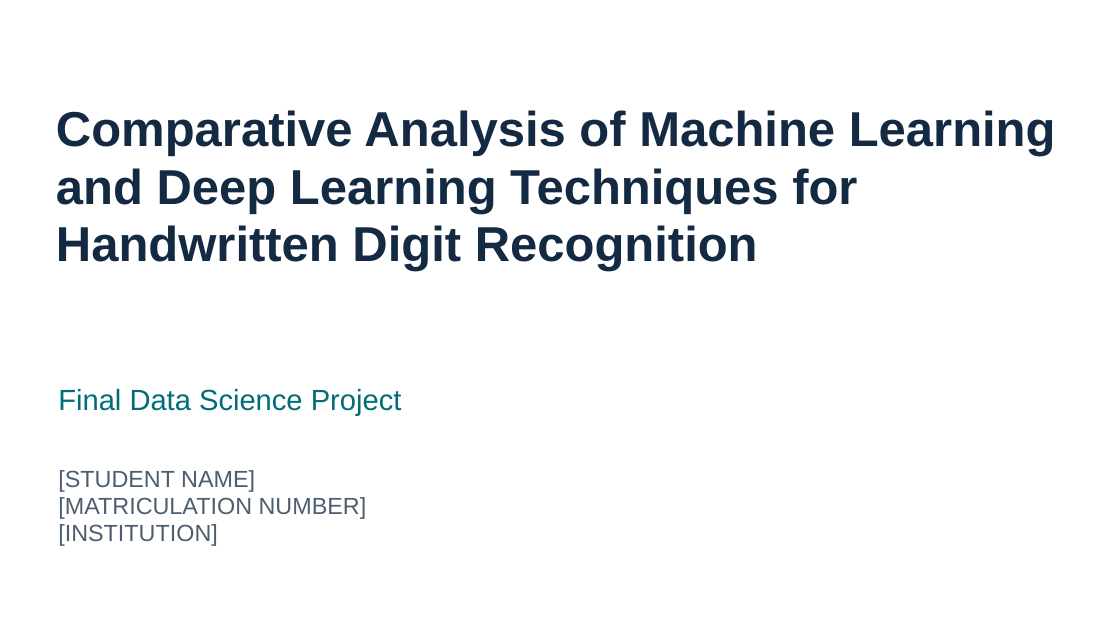
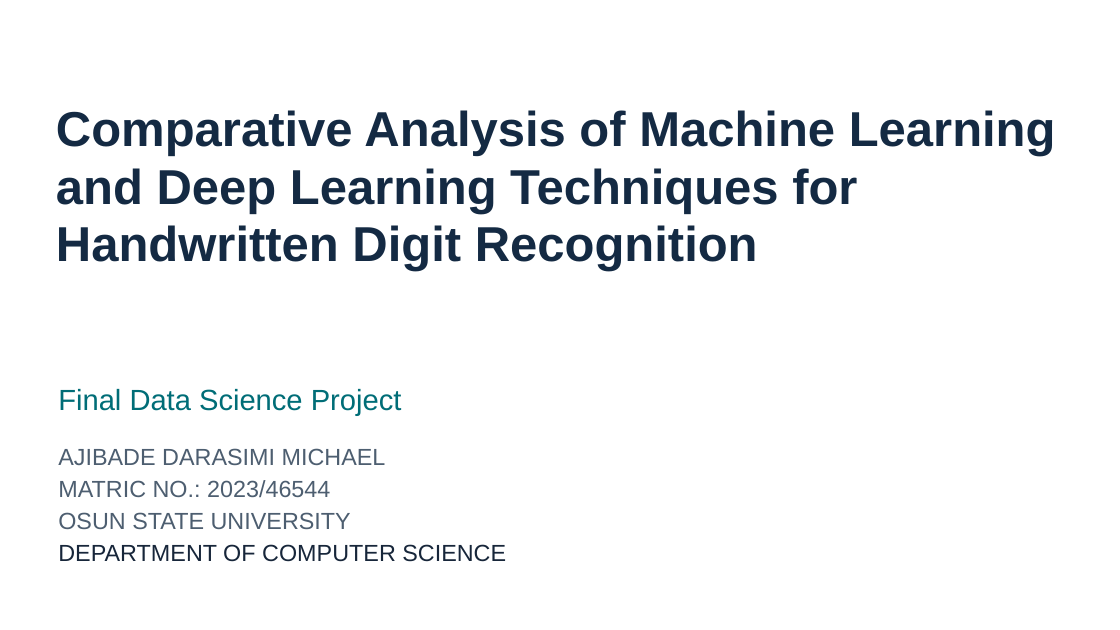
Before and after one commit to HEISAJ1/mnist-handwritten-digit-recognition, a slide deck: slide 1 of presentation/MNIST_Presentation_Compatible.pptx. Drawn at 1120x630 pixels with LibreOffice and Linux fonts; fonts in the diff are those of the drawing. Boxes give left, top, right and bottom in pixels: in the first picture for what was removed or moved away, otherwise in the second. Text is boxed around its words. In the diff, an @@ line names an element or a change of style, - is before the commit and + after.

Commit message:
Finalize academic submission details and presentation

```diff
--- a/presentation/MNIST_Presentation_Compatible.pptx
+++ b/presentation/MNIST_Presentation_Compatible.pptx
@@ text at bbox=[58, 448, 506, 562]: text changed @@
-[STUDENT NAME]
-[MATRICULATION NUMBER]
-[INSTITUTION]
+AJIBADE DARASIMI MICHAEL
+MATRIC NO.: 2023/46544
+OSUN STATE UNIVERSITY
+DEPARTMENT OF COMPUTER SCIENCE
```
Also in this commit, not shown: 14 other files.
